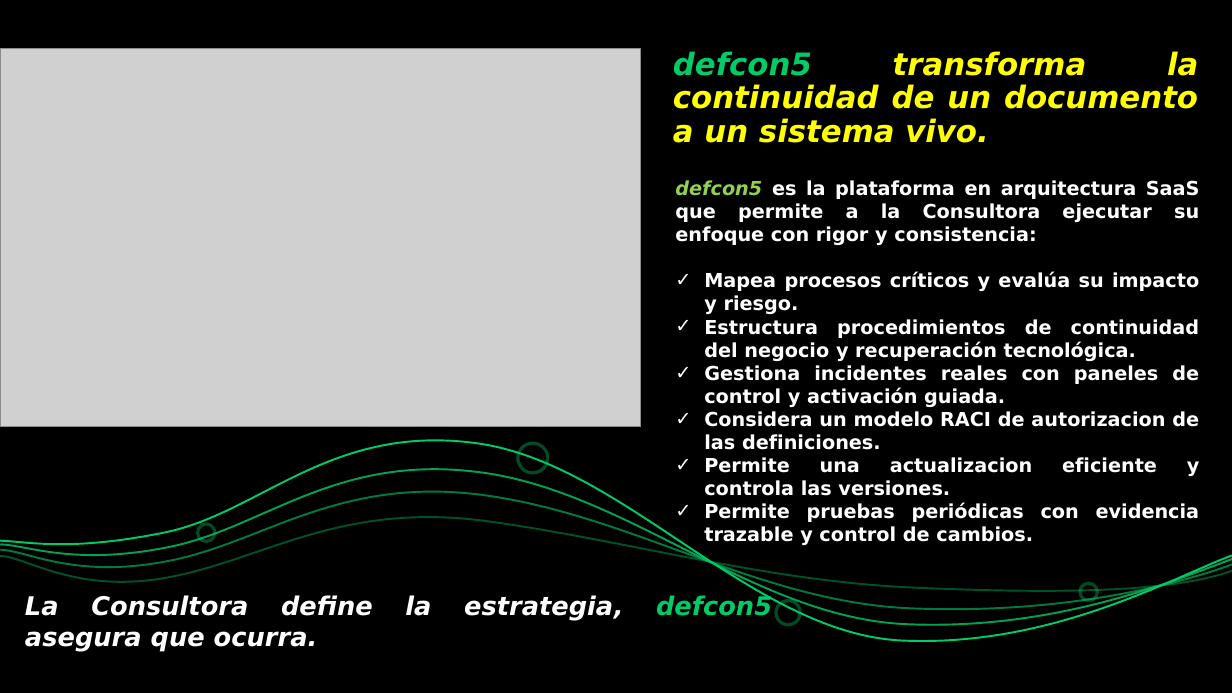
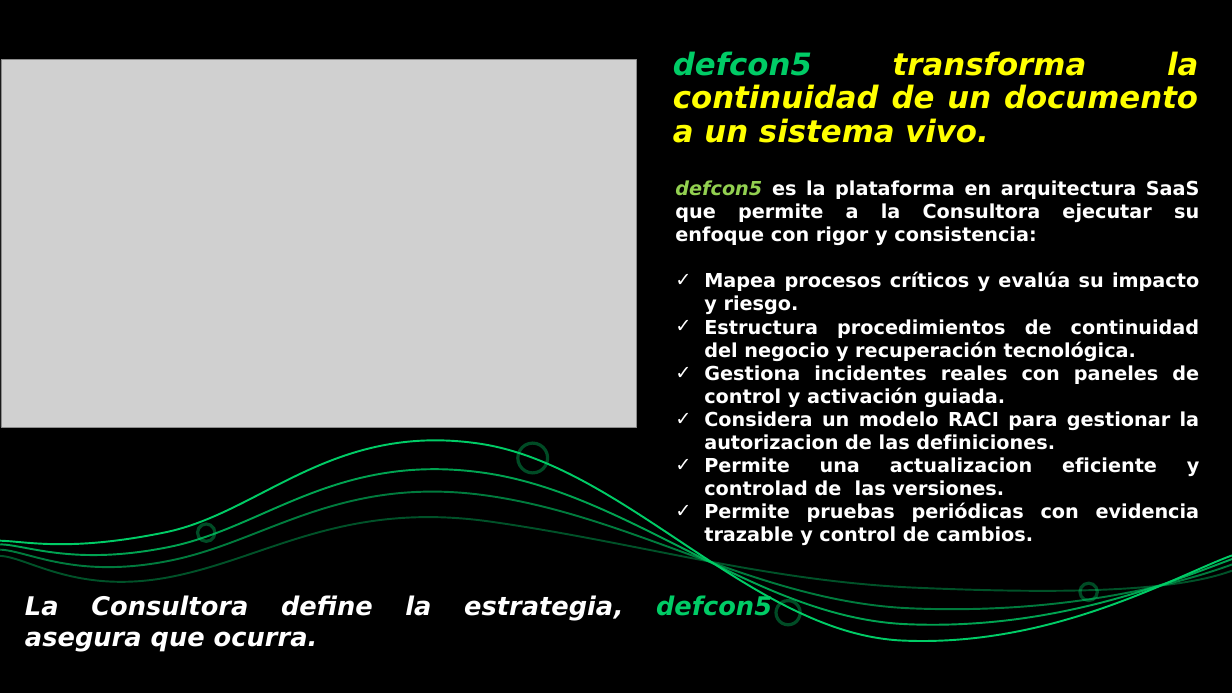
Before and after one commit to mvmichelson/defcon5-QA, a slide deck: slide 5 of 01 Documentacion de Diseño/Marketing/Presentacion Sofia.pptx. Drawn at 1232x693 pixels with LibreOffice and Linux fonts; fonts in the diff are those of the drawing; grey boxes stand for pictures. Boxes give left, top, right and bottom in pixels: in the first picture for what was removed or moved away, otherwise in the second. Text is boxed around its words. In the diff, an @@ line names an element or a change of style, - is before the commit and + after.

```diff
--- a/01 Documentacion de Diseño/Marketing/Presentacion Sofia.pptx
+++ b/01 Documentacion de Diseño/Marketing/Presentacion Sofia.pptx
@@ picture resized from (x1=0, y1=49, x2=641, y2=427) to (x1=1, y1=59, x2=637, y2=427) @@
@@ text at (x1=704, y1=411, x2=1200, y2=496): text changed @@
-✓ Considera un modelo RACI de autorizacion de las definiciones.
-✓ Permite una actualizacion eficiente y controla las versiones.
+✓ Considera un modelo RACI para gestionar la autorizacion de las definiciones.
+✓ Permite una actualizacion eficiente y controlad de las versiones.
```
Also in this commit, not shown: 21 other files.
